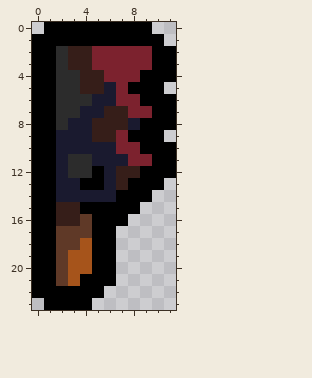
Pixel-art file -- assets/sprites/units/allies/gremlin_cleaver.aseprite. Above: the version before the commit.
12x24 pixels, 1 frame.
New version:
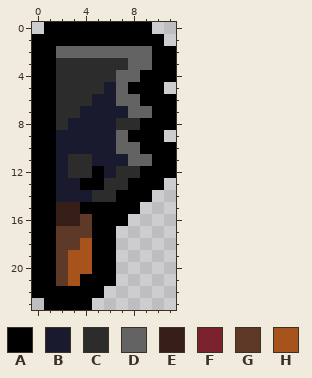
Palette (. is transparent): A #000000  B #1a1a2f  C #2c2c2c  D #636363  E #361e19  F #7c222e  G #5f3927  H #a6541b
The edit:
y 2: x 2..9 CEEFFFFF -> DDDDDDDD
y 3: x 3..9 EEFFFFF -> CCCCCDD
y 4: x 4..8 EEFFF -> CCCDD
y 5: x 4..5 EE -> CC; x 7 F -> D
y 6: x 7..8 FF -> DD
y 7: x 6..9 EEFF -> BBDD
y 8: x 5..8 EEEB -> BBCC
y 9: x 5..7 EEF -> BBD
y 10: x 7..8 FF -> DD
y 11: x 8..9 FF -> DD
y 12: x 7..8 EE -> CC
y 13: x 6..7 BE -> CC
y 14: x 5..6 BB -> CC
Boxes around the changes in both pictures, in picture pixels (x1, y1, x2, y2):
changed: (56, 46, 152, 202)
